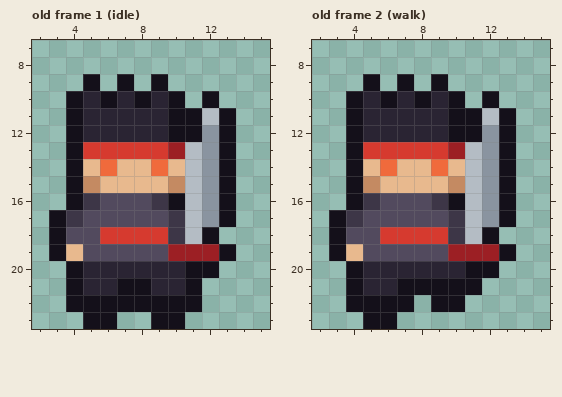
File history of a pixel-art file, art/bodies/demonic.aseprite. Above is the file before it was changed.
16x24 pixels, 22 frames. Shown: old frame 1 (idle): x 2..15, y 7..23; old frame 2 (walk): x 2..15, y 7..23. The commit also changed other frames, which this record leaves out.
Once edited:
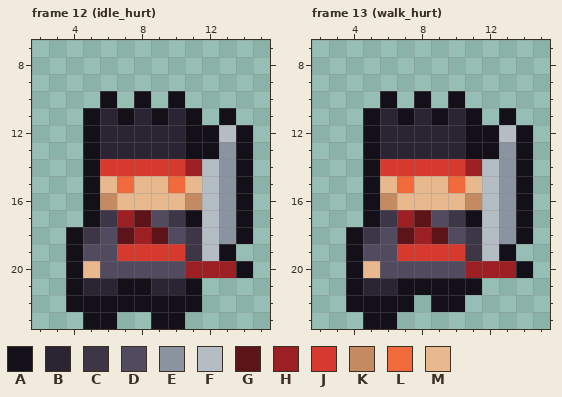
Palette (. is transparent): A #14101a  B #2a2433  C #3d3647  D #524a5e  E #8a94a0  F #b4bcc4  G #5c1418  H #9c1f24  J #d63a2f  K #c48a62  L #f06a3c  M #e8b98e
A new or re-ordered frame is compared with the old frame closest to it.
From old to new:
frames 22 -> 42
Changed rows in their new state; - is an unchanged pixel.
Frame 12 (idle_hurt) is new; against old frame 1 (idle):
first column x 3:
 9 --.-.-.-----
10 -..-.-.--.--
11 -.A-A-AB-.--
12 -.A----B-AFA
13 -.ABBBBBAAEA
14 -.AJJJJJHFEA
15 -.A-L--LMFEA
16 -.AKMMMMKFEA
17 ..ACHG--AFEA
18 .ACDGHGDCFEA
19 .A--JJJJCF--
20 --MDDDDDHHHA
Frame 13 (walk_hurt) is new; against old frame 2 (walk): the same change as frame 12 (idle_hurt)
